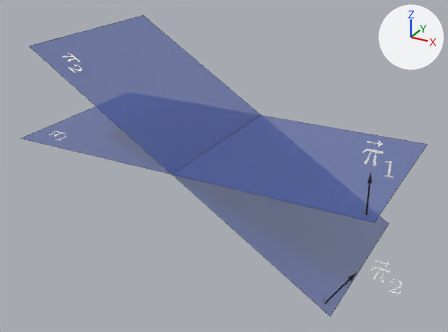
An edit to the glTF model pi_secante_pi.glb, drawn before and after from the same camera.
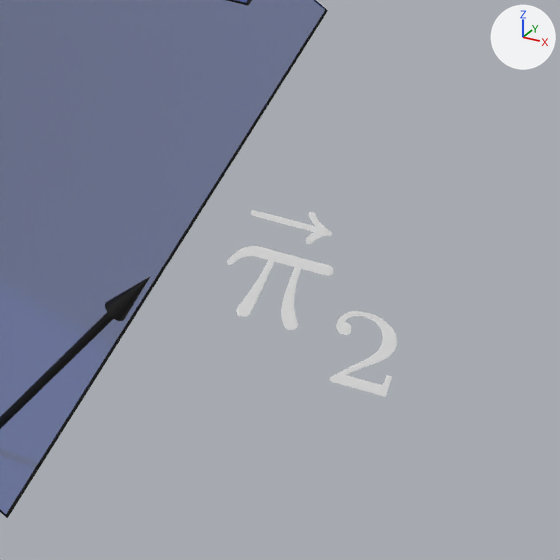
The first picture shows the older version from a camera (50 mm lens) standing at (3.09, -5.57, 2.49) and looking at (0.1, -0.13, -0.23). The close-ups show the older and then the newer version on the part from 73% to 96% of the width and 67% to 98% of the height of that picture. Only the edits that show in the close-ups are written down. Lighting does not change. The marker at upper right points along +X, +Y and +Z. Where no turn or scale is listed for an object, it has been applied to the vertices.

The older version as bpy lines, for what is in view:
```python
me_meshn_009 = bpy.data.meshes.new('Meshn.009')
me_meshn_009.from_pydata(...)  # 664 vertices, 658 faces; spans x -0.234..0.045, y 0.0, z -0.073..0.225
me_meshn_009.materials.append(mat_mat0__000000)  # white #ffffff
me_plane_001 = bpy.data.meshes.new('Plane.001')
me_plane_001.from_pydata(...)  # 105 vertices, 190 faces; spans x -0.042..0.308, y -0.02..0.02, z -0.031..0.397
# faces by material slot: [2, 186, 2]
me_plane_001.materials.append(mat_base_vector)  # dark grey #515151
me_plane_001.materials.append(mat_vector)  # black #000000
me_plane_001.materials.append(mat_perpend)  # grey #7c7c7c
me_plane_004 = bpy.data.meshes.new('Plane.004')
me_plane_004.from_pydata(...)  # 52 vertices, 98 faces; spans x -1.0..1.0, y -1.0..1.0, z 0.0
# faces by material slot: [2, 96]
me_plane_004.materials.append(mat_superficie_001)  # blue #3350a3
me_plane_004.materials.append(mat_borde_002)  # black #000000
ob_meshn_009 = bpy.data.objects.new('Meshn.009', me_meshn_009)
ob_meshn_009.location = (2.225, -0.91, -0.612)
ob_plano_001 = bpy.data.objects.new('Plano.001', me_plane_004)
ob_plano_001.location = (0.0, 0.0, -0.001)
ob_plano_001.rotation_euler = (0.0, 0.561, 0.0)  # degrees (0, 32, 0)
ob_plano_001.scale = (2.0, 1.0, 1.0)
ob_vector_perpendicular = bpy.data.objects.new('vector perpendicular', me_plane_001)
ob_vector_perpendicular.location = (1.562, -0.904, -0.983)
```
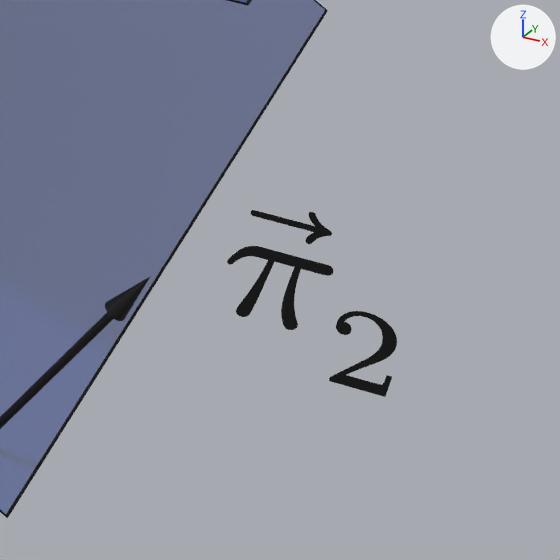
The change, as a diff of the scene's bpy script:
```diff
--- a/pi_secante_pi.glb.py
+++ b/pi_secante_pi.glb.py
@@ me_meshn_009 @@
 me_meshn_009.from_pydata(...)  # 664 vertices, 658 faces; spans x -0.234..0.045, y 0.0, z -0.073..0.225
-me_meshn_009.materials.append(mat_mat0__000000)  # white #ffffff
+me_meshn_009.materials.append(mat_vector)  # black #000000
```

Where the change shows, as pixel boxes [x1, y1, x2, y2] in the close-ups (560 x 560 px):
'Meshn.009', recoloured (white to black): [227, 210, 397, 397] in both
